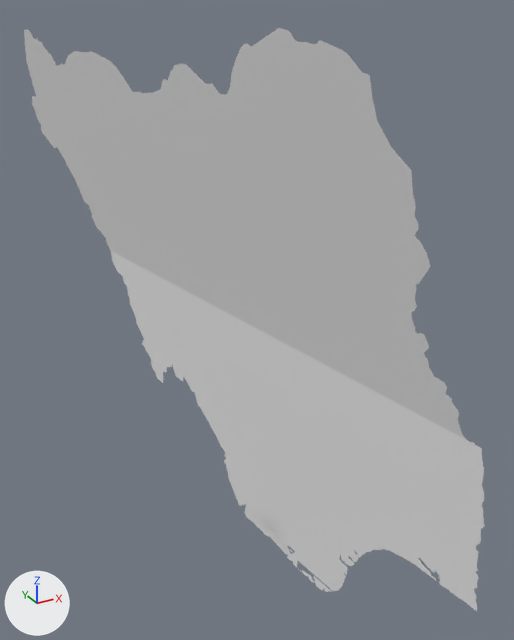
Two versions of the OBJ model 3dobj/Nigeria.obj, one commit apart.
One viewpoint serves both versions: a 50 mm lens placed at (4.356, -0.251, 1.236), pointed at (4.874, 0.69, 0.765). The axes (+X, +Y, +Z) are drawn at lower left. The lights are the same throughout. Where no turn or scale is listed for an object, it has been applied to the vertices.

Objects in the first picture: '2_Nigeria_sphere.001'.
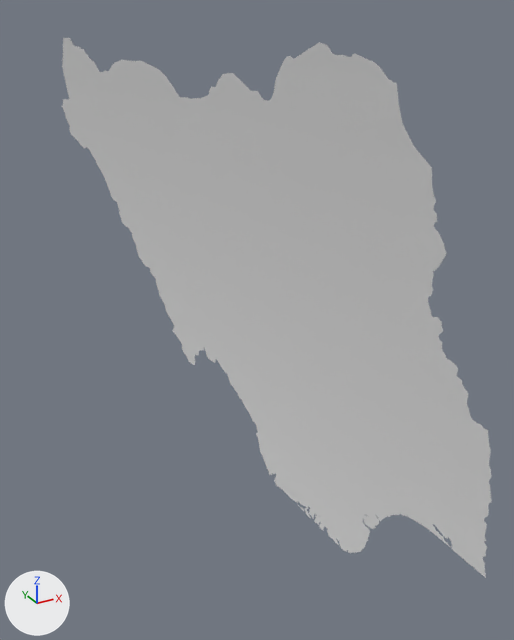
Boxes (x1, y1, x2, y2) around the edits, measured in the pictures (514 x 640 px):
'2_Nigeria_sphere.001', reshaped (7% narrower, 7% shorter)
    before: (24, 28, 485, 611)
    after: (62, 38, 492, 578)
part 1 of me_2_nigeria_sphere_001, rebuilt (7% narrower, 7% shorter)
    before: (24, 28, 485, 611)
    after: (62, 38, 492, 578)
part 2 of me_2_nigeria_sphere_001, deleted
    before: (313, 576, 332, 592)
part 3 of me_2_nigeria_sphere_001, deleted
    before: (302, 570, 314, 583)

Edits to the bpy script that builds the scene:
```text
Change me_2_nigeria_sphere_001:
    used by ob_2_nigeria_sphere_001; location = (0.0, 0.0, 0.0)
    remove me_2_nigeria_sphere_001.from_pydata(...)  # 900 vertices, 939 faces; spans x 4.655..4.925, y 0.208..1.254, z 0.335..1.216
    add me_2_nigeria_sphere_001.from_pydata(...)  # 981 vertices, 1107 faces; spans x 4.721..4.963, y 0.23..1.238, z 0.373..1.2
    me_2_nigeria_sphere_001 part 1: the loose piece of 856 vertices spanning x 4.655..4.925, y 0.208..1.254, z 0.339..1.216 is rebuilt with 981 vertices and now spans x 4.721..4.963, y 0.23..1.238, z 0.373..1.2
    me_2_nigeria_sphere_001 part 2: the loose piece of 30 vertices spanning x 4.89..4.897, y 0.476..0.521, z 0.335..0.355 is deleted
    me_2_nigeria_sphere_001 part 3: the loose piece of 14 vertices spanning x 4.885..4.891, y 0.52..0.552, z 0.337..0.349 is deleted
```
